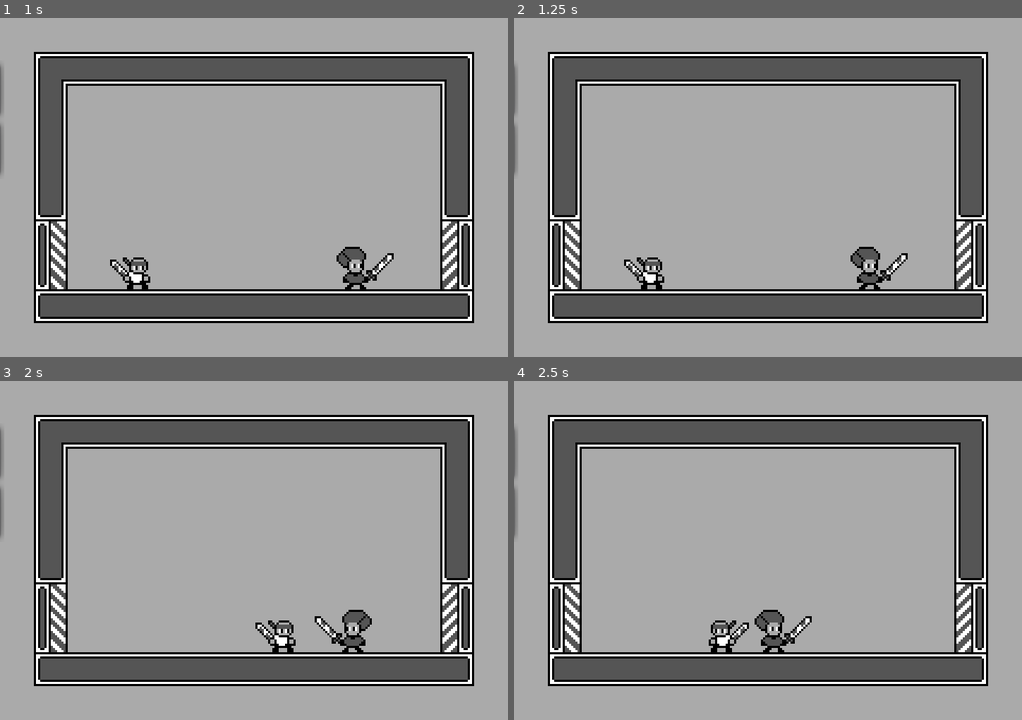
Above: before the commit, frames 1-4 (two rows, left to right).
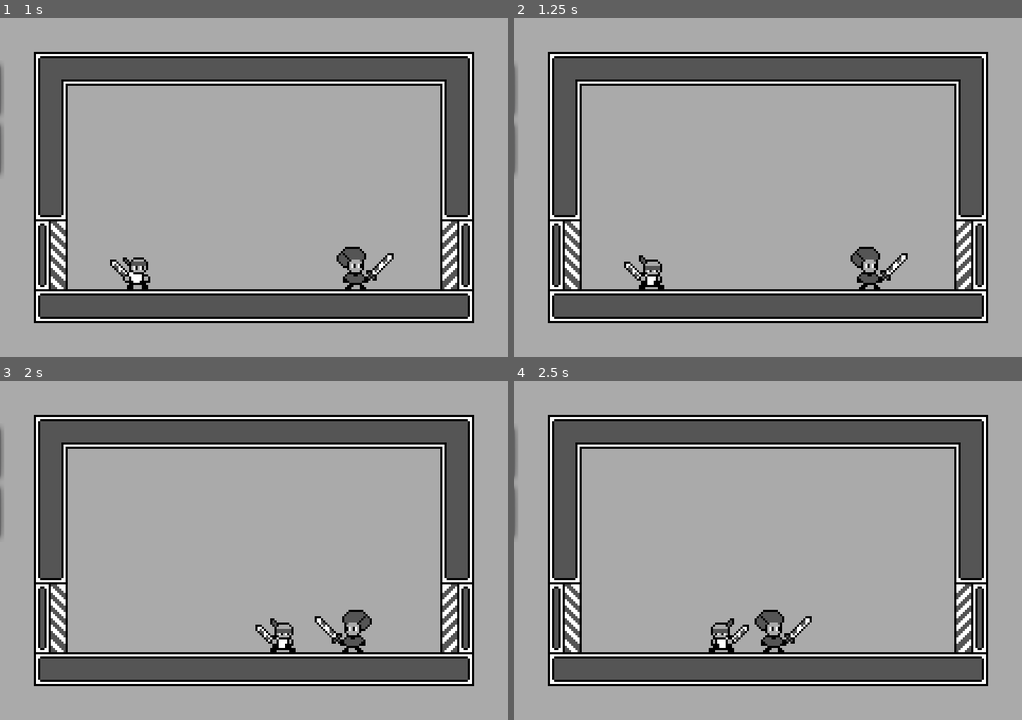
Above: after the commit, the same moments.

Repository: CaresleGames/OneHit
Game: Godot game, scene res://src/UI/TitleScreen/TitleScreen.tscn
The game is run twice, just before and just after one commit, with the same random seed, the same clock (stepped at 60 frames per second) and the same inputs. The project has no main scene, so this scene is started directly. Sound files missing from this copy of the repository are replaced by a short silence.
Inputs (mouse positions are in pixels of both pictures, inside the frame that each line leads up to):
- Up to frame 1 (1 s): click "New game" at 0.5 s
- Up to frame 2 (1.25 s): no input
- Up to frame 3 (2 s): move the mouse to (365, 533) at 1.27 s; hold Right (ui_right) from 1.28 s (still down)
- Up to frame 4 (2.5 s): move the mouse to (666, 567) at 2.02 s; release Right (ui_right) at 2.03 s; hold Left (ui_left) from 2.03 s (still down)

Frame 1 is identical in both runs. In frame 2, 0.3% of the frame differs, in the area x 21-30%, y 70-80%; in frame 3, 0.3%; in frame 4, 0.3%.

Commit message:
Fix player attack anim

Diff:
--- a/src/Enemy/Enemy.gd
+++ b/src/Enemy/Enemy.gd
@@ -74,3 +74,7 @@
 func _on_Movement_body_exited(body: Node) -> void:
 	if body.is_in_group(Groups.player):
 		check_player.stop()
+
+
+func _on_TriggerAttack_timeout() -> void:
+	attack_collision.set_deferred("disabled", false)
--- a/src/Enemy/Enemy.tscn
+++ b/src/Enemy/Enemy.tscn
@@ -60,8 +60,11 @@
 
 [node name="CheckPlayer" type="Timer" parent="."]
 
+[node name="TriggerAttack" type="Timer" parent="."]
+
 [connection signal="area_entered" from="AttackArea" to="." method="_on_AttackArea_area_entered"]
 [connection signal="timeout" from="AttackDuration" to="." method="_on_Timer_timeout"]
 [connection signal="body_entered" from="Movement" to="." method="_on_Movement_body_entered"]
 [connection signal="body_exited" from="Movement" to="." method="_on_Movement_body_exited"]
 [connection signal="timeout" from="CheckPlayer" to="." method="_on_CheckPlayer_timeout"]
+[connection signal="timeout" from="TriggerAttack" to="." method="_on_TriggerAttack_timeout"]
--- a/src/Player/Player.gd
+++ b/src/Player/Player.gd
@@ -38,6 +38,13 @@
 	attack_area.scale.x = direction
 	sprite.scale.x = direction
 
+func attack_animation_complete() -> bool:
+	if (
+		anim.current_animation_length <= anim.current_animation_position
+	):
+		return true
+	return false
+
 func get_input() -> void:
 	if is_alive:
 		if Input.is_action_pressed("ui_right"):
--- a/src/Player/Player.tscn
+++ b/src/Player/Player.tscn
@@ -36,7 +36,8 @@
 
 [sub_resource type="Animation" id=5]
 resource_name = "Idle"
-length = 0.1
+length = 0.6
+loop = true
 tracks/0/type = "value"
 tracks/0/path = NodePath("Sprite:frame")
 tracks/0/interp = 1
@@ -44,10 +45,10 @@
 tracks/0/imported = false
 tracks/0/enabled = true
 tracks/0/keys = {
-"times": PoolRealArray( 0 ),
-"transitions": PoolRealArray( 1 ),
+"times": PoolRealArray( 0, 0.3, 0.6 ),
+"transitions": PoolRealArray( 1, 1, 1 ),
 "update": 1,
-"values": [ 0 ]
+"values": [ 0, 1, 0 ]
 }
 
 [sub_resource type="Animation" id=6]
--- a/src/Player/PlayerStates/Attack.gd
+++ b/src/Player/PlayerStates/Attack.gd
@@ -5,17 +5,25 @@
 	player.attack_collision.set_deferred("disabled", false)
 	player.attack_duration.start()
 	player.anim.play("Attack")
-	print('attack')
+	print("Attack")
+
 
 func physics_update(_delta: float) -> void:
 	if not player.is_alive:
 		state_machine.transition_to("Death")
+
 	if player.attack_duration.is_stopped():
-		state_machine.transition_to("Idle")
+		if player.attack_animation_complete():
+			state_machine.transition_to("Idle")
 
 	player.get_input()
 
-	if is_equal_approx(player.velocity.x, 0):
+	if (
+		is_equal_approx(player.velocity.x, 0)
+		and
+		player.attack_animation_complete()
+	):
+		print('transition')
 		state_machine.transition_to("Idle")
 
 	player.velocity = player.move_and_slide(player.velocity, player.ground)
Not shown, changed: assets/sfx/footstep_carpet_002.ogg.import
